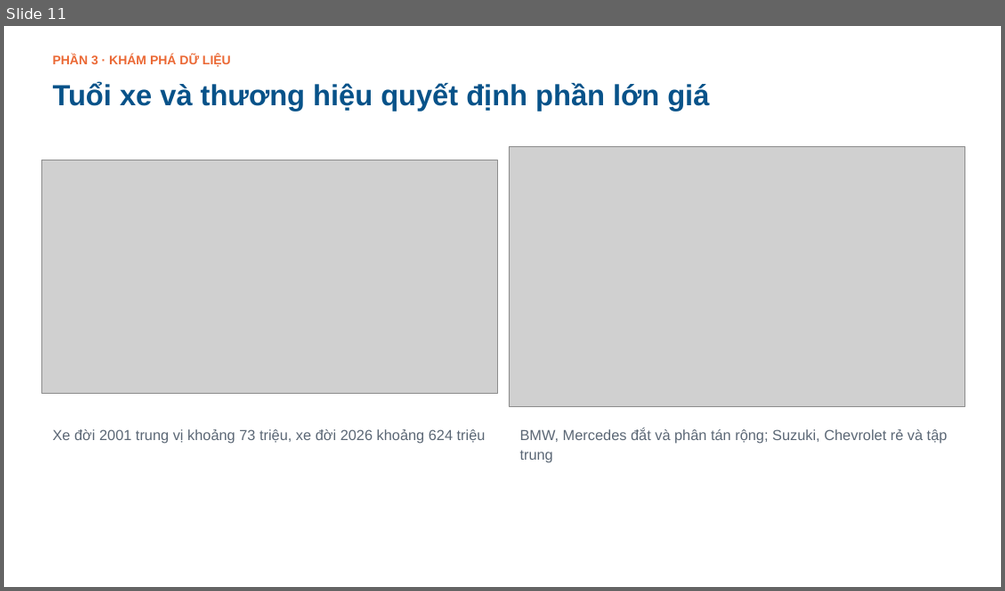
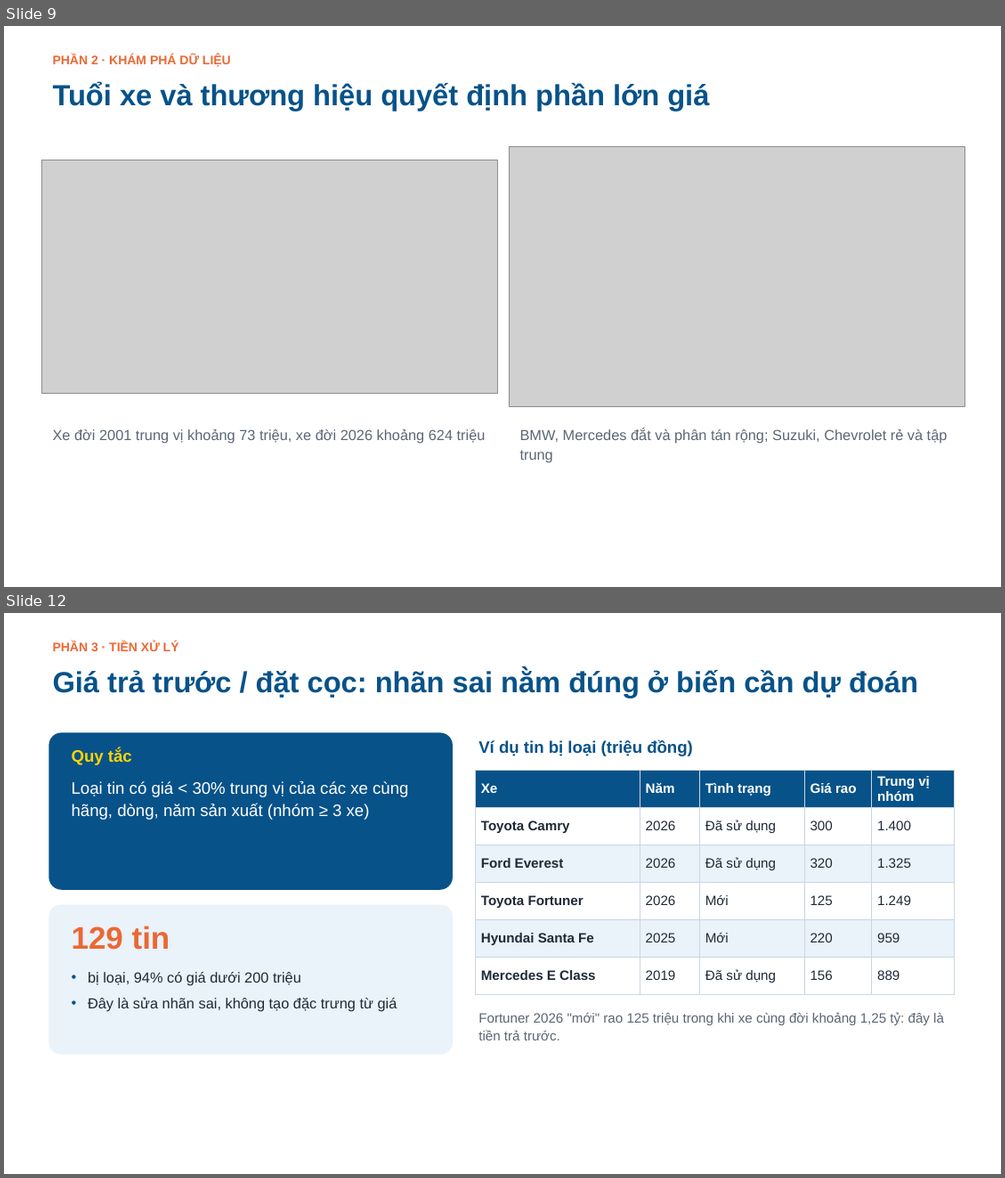
Before and after one commit to tiendc57/DataScience, a slide deck: slides/Bao_cao_Du_doan_gia_o_to.pptx. Shown one above the other, each under a label of ours: slide 11 before the commit, slides 9 and 12 after it; the slides between them are not shown. The pictures are 1005x591 and 1005x1178 pixels, drawn with LibreOffice and Linux fonts; fonts in the diff are those of the drawing; grey boxes stand for pictures; background and template pictures are left out. Boxes give left, top, right and bottom in pixels: in the first picture for what was removed or moved away, otherwise in the second. Text is boxed around its words. In the diff, an @@ line names an element or a change of style, - is before the commit and + after.

```diff
--- a/slides/Bao_cao_Du_doan_gia_o_to.pptx
+++ b/slides/Bao_cao_Du_doan_gia_o_to.pptx
@@ slide 12 added at (x1=4, y1=613, x2=1001, y2=1174), background picture (left out); not listed: 1 template element that a slide beside it also shows @@
@@ text added at (x1=53, y1=641, x2=179, y2=651), 12 pt, text #EB6834, bold @@
+PHẦN 3 · TIỀN XỬ LÝ
@@ text added at (x1=53, y1=669, x2=918, y2=698), 28 pt, text #075289, bold @@
+Giá trả trước / đặt cọc: nhãn sai nằm đúng ở biến cần dự đoán
@@ rounded rectangle added at (x1=48, y1=732, x2=453, y2=890), fill #075289 @@
@@ text added at (x1=478, y1=740, x2=693, y2=756), 16 pt, text #075289, bold @@
+Ví dụ tin bị loại (triệu đồng)
@@ text added at (x1=72, y1=749, x2=132, y2=765), 16 pt, text #FFD400, bold @@
+Quy tắc
@@ table added at (x1=475, y1=770, x2=954, y2=995), 6 rows, 5 columns @@
+Xe | Năm | Tình trạng | Giá rao | Trung vị nhóm
+Toyota Camry | 2026 | Đã sử dụng | 300 | 1.400
+Ford Everest | 2026 | Đã sử dụng | 320 | 1.325
+Toyota Fortuner | 2026 | Mới | 125 | 1.249
+Hyundai Santa Fe | 2025 | Mới | 220 | 959
+Mercedes E Class | 2019 | Đã sử dụng | 156 | 889
@@ text added at (x1=72, y1=781, x2=408, y2=819), 16 pt, text #FFFFFF @@
+Loại tin có giá < 30% trung vị của các xe cùng hãng, dòng, năm sản xuất (nhóm ≥ 3 xe)
@@ rounded rectangle added at (x1=48, y1=905, x2=453, y2=1054), fill #EAF2FA @@
@@ text added at (x1=72, y1=925, x2=170, y2=949), 30 pt, text #EB6834, bold @@
+129 tin
@@ text added at (x1=88, y1=972, x2=397, y2=1011), 14 pt, text #1F2937 @@
+• bị loại, 94% có giá dưới 200 triệu
+• Đây là sửa nhãn sai, không tạo đặc trưng từ giá
@@ text added at (x1=478, y1=1012, x2=944, y2=1040), 13 pt, text #5B6775 @@
+Fortuner 2026 "mới" rao 125 triệu trong khi xe cùng đời khoảng 1,25 tỷ: đây là tiền trả trước.
@@ what was slide 11 is now slide 9 @@
```
Also in this commit, not shown: 15 other slides changed, 17 other slides added, 18 slides removed, 18 other files.
